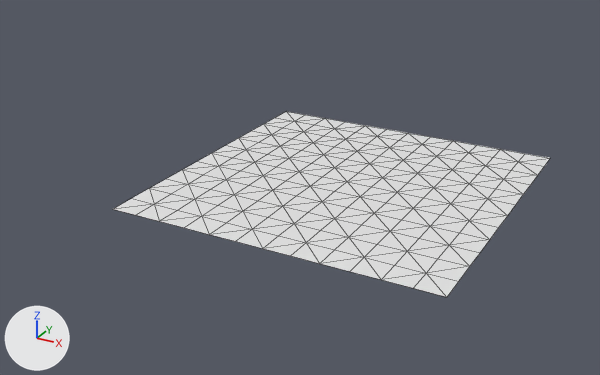
The OBJ model assets/maps/chunks/terrain_lod1_-4_-4.obj: old version first, new version second.
The view is the same before and after, from a 50 mm camera at (-167.7, 113.8, 40.5) aimed at (-226.3, 220.3, -12.8). The lights are fixed; the arrows at lower left show +X, +Y and +Z. The older version comes first. Mesh edges are drawn as thin lines. Where no turn or scale is listed for an object, it has been applied to the vertices.

Objects in the first picture: 'terrain_lod1_-4_-4'.
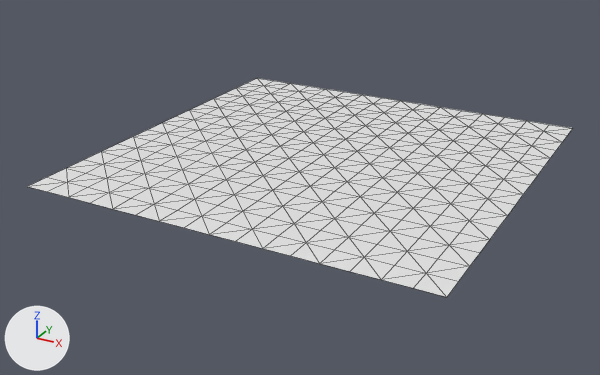
Patch to the scene script:
```diff
--- a/assets/maps/chunks/terrain_lod1_-4_-4.obj.py
+++ b/assets/maps/chunks/terrain_lod1_-4_-4.obj.py
@@ me_terrain_lod1__4__4 @@
 # used by ob_terrain_lod1__4__4; location = (0.0, 0.0, 0.0)
-me_terrain_lod1__4__4.from_pydata(...)  # 169 vertices, 288 faces; spans x -240.0..-192.0, y 192.0..240.0, z -8.0
+me_terrain_lod1__4__4.from_pydata(...)  # 289 vertices, 512 faces; spans x -256.0..-192.0, y 192.0..256.0, z -8.0
+# me_terrain_lod1__4__4 part 1
+# 2 vertices are added at (-192.0, 256.0, -8.0), (-256.0, 192.0, -8.0)
+# 13 new vertices lie (-4.0, 4.0, 0.0) away from vertices in x -240.0..-192.0, y 192.0..240.0, z -8.0
+# 20 new vertices lie (0.0, 4.0, 0.0) away from vertices in x -244.0..-192.0, y 196.0..244.0, z -8.0
+# 21 new vertices lie (-4.0, 0.0, 0.0) away from vertices in x -244.0..-196.0, y 192.0..248.0, z -8.0
+# 15 new vertices lie (0.0, 4.0, 0.0) away from vertices in x -248.0..-192.0, y 244.0..248.0, z -8.0
+# 16 new vertices lie (-4.0, 0.0, 0.0) away from vertices in x -248.0..-244.0, y 192.0..252.0, z -8.0
+# 16 new vertices lie (-4.0, 0.0, 0.0) away from vertices in x -252.0..-248.0, y 192.0..252.0, z -8.0
+# 17 new vertices lie (0.0, 4.0, 0.0) away from vertices in x -256.0..-192.0, y 248.0..252.0, z -8.0
+# 224 new faces join them
```

What differs and where, as boxes [x1, y1, x2, y2] in the pictures (600 x 375 px):
'terrain_lod1_-4_-4', reshaped (25% wider, 18% taller)
    before: [114, 112, 550, 297]
    after: [27, 78, 573, 297]
part 1 of me_terrain_lod1__4__4, added
    after: [27, 78, 573, 209]
